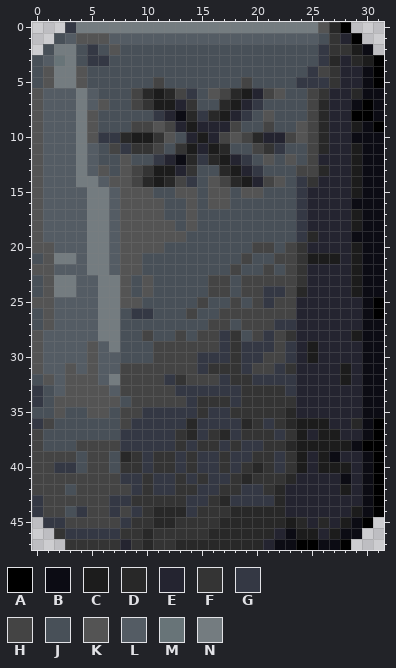
Pixel-art sprite, stored at Resources/WeaponrySprites/8thMelee/BigOb/11HumanAlloyShield.png. The first picture shows the starting point.
The file is 32x48 pixels. Colours within 5 levels of each other are drawn and written as one.
Palette (. is transparent): A #000000  B #0c0c14  C #1c1c1c  D #282828  E #242430  F #343434  G #343844  H #444444  J #485058  K #545454  L #545c64  M #687478  N #747c80
Pixels before, first column x 0:
 0 ...GNNNNNNNNNNNNNNNNNNNNNNKDA...
 1 ..JLKKKLLLLLLLLLLLLLLLLLLLJFEA..
 2 .JNNJGJKJJJJJJJJJJJJJJJJJJGFFCB.
 3 JLMNJGGJJJJJJJJJJJJJJJJJJJGDEDCA
 4 JKNNKJJJJJJJJJJJJJJJJJJJJGHFEEBA
 5 JKNNKJJJJJJHJJJJJJJHJJJJGGGFEEBA
 6 KLLLNLJJJHDCDHGJKHDCEHKJJHFEEDBB
 7 KLLLNLKJJHFCCEFJJDCEGJJJJHDEEBAB
 8 KLLLNKJJJJJGEBDGDCEGJKJJJHDEEAAB
 9 KLLLNKJJJHHKHECEEEHJJHJJKHDEECBA
10 KLLLNKGGDCCFKJECEHKHDEEHKHDEEBBB
11 KLLLNLJHGFFHJFCECDJJHFGJJHDEECBB
12 KLLLNLJJKJJGEBDGDCEGJKJKJHEEECBB
13 KLLLNLKJKHFCCEFJJDCEGJJJHHDEECBB
14 KLLLNNLKKHDCDHGJKHDCEHKJGFEEECBB
15 KLLLLNNLKKKJJKKJKKJKKJJJGEEEECBB
16 KLLLLNNLKKKKJJKJKKJJJJJJGEEEEBBB
17 KLLLLNNLKKKKJJKJJJJJJJJJGEEEECBB
18 KLLLLNNLKKKKKJKJJJJJJJJJGEEEECBB
19 KLLLLNNLKKKKKKJJJJJJJJJJGDEEEBBB
20 KKLLLNNLKKKKJJJJJJJJHHJHFEEEECBB
21 JKNNLNNLKKJJJJJJJJJHJJHHFCCCECBB
22 KKLLLNNLKKJJJJJJJJHJJHJHFEEEECBB
23 JKNNLLNNKJKJJJJJHHJHHHHHFEEEECBB
24 JKNNLLNNKJKJJJJJHHJHHGGHDEEEECBB
25 KKLLLLNNKKJJJJJHJJHJHGHHEEEEEEBA
26 JKLLLLNNJGGJJJHJJHHHHHHHEEEEEEBA
27 JKLLLLNNJJJJJJJJHHJHHHGGEEEEEEBB
28 KLLLLLNNJJHJJHJHHGFJHGHFEEEEECBB
29 KLLLLKLNJJJHHHHHHGFGGGHGECEEEEBB
30 KLLLLKLLJJJHHHHGGGFGGHHGECEEEEBB
31 KLLKLKLLHHHHHHHGFFFGHHGFEEEECEBB
32 JKLKKKLNHHHHGFHHHGFFGGGGEEEECEBB
33 GJLKKKKLHHHHHGGGGGGFFFFGEEEEEEBB
34 GJKKKKKKJHHHHHGFFFGFFFFFEEEEEEBB
35 JJKJJKKJHHGGGGGFGGFFFFFDEEEEEEBB
36 GHJJJJJJHGGGGGDGGGGDFGFDCCCEEDBA
37 HJJJJJJJGGGGGFDGFDGFFFGFCECCEEBA
38 HJJJHHHHGGGGGFGFFGFGGFFDCCCCCBAA
39 HHHHJHHJDFGFFGFGGFGGFFGFCECBEEBA
40 HHGGJHHJFFGFFGFGGFGFDFGFCECCCEBA
41 HHHHHHHHGGFGGFGFGGFDFFFDEEEEBEBA
42 HHHJHHHHHGFGGFFGGFFGGFDEEEEECEBA
43 GHHHHHHGGFFFFFGGFDGGGGDEEEEEEEBA
44 GHHJGHHGHGFDDDGFFFDDDDDEEEEEECBA
45 .GGHHHHHGFFDDFFFFDDDDDDCDEDECBA.
46 ..FGGGGGFFDFFFFFDDDDDDEBCCECBB..
47 ...FFFFFEFDFFDDDDDDDDEBBAABBA...
After the commit:
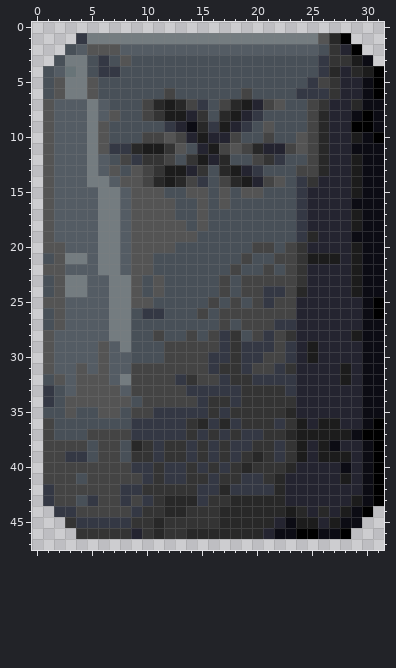
Change:
y 0: x 3..28 GNNNNNNNNNNNNNNNNNNNNNNKDA -> ..........................
y 1: x 2..29 JLKKKLLLLLLLLLLLLLLLLLLLJFEA -> ..GNNNNNNNNNNNNNNNNNNNNNKDA.
y 2: x 1..6 JNNJGJ -> ..JLKK; x 8..26 JJJJJJJJJJJJJJJJJJG -> LLLLLLLLLLLLLLLLLLJ; x 28..30 FCB -> EA.
y 3: x 0..2 JLM -> ..J; x 4..5 JG -> NJ; x 8 J -> K; x 27..31 DEDCA -> FFCB.
y 4: x 0..4 JKNNK -> .JLMN; x 6..7 JJ -> GG; x 25..27 GHF -> JGD; x 29..30 EB -> DC
y 5: x 0..2 JKN -> .JK; x 4..5 KJ -> NK; x 11 H -> J; x 19 H -> J; x 24 G -> J; x 26 G -> H
y 6: x 0..3 KLLL -> .JKN; x 5 L -> K; x 9..14 HDCDHG -> JJJHJJ; x 16..22 KHDCEHK -> JJJHJJJ; x 24..27 JHFE -> GGGF; x 29 D -> E; x 31 B -> A
y 7: x 0..1 KL -> .K; x 4..6 NLK -> LNL; x 9..11 HFC -> JHD; x 13..15 EFJ -> DHG; x 17..22 DCEGJJ -> HDCEHK; x 26 D -> F; x 29..30 BA -> DB
y 8: x 0..1 KL -> .K; x 4..7 NKJJ -> LNLK; x 10..21 JGEBDGDCEGJK -> HFCCEFJDCEGJ; x 29 A -> B
y 9: x 0..1 KL -> .K; x 4..6 NKJ -> LNK; x 9..12 HHKH -> JJJG; x 14..19 CEEEHJ -> BDGCEG; x 21 H -> K; x 24 K -> J; x 29..31 CBA -> AAB
y 10: x 0..1 KL -> .K; x 4..11 NKGGDCCF -> LNKJJJHH; x 13 J -> H; x 17..23 HKHDEEH -> EHJJHJJ; x 29 B -> C; x 31 B -> A
y 11: x 0..1 KL -> .K; x 4..7 NLJH -> LNKG; x 9..14 FFHJFC -> DCCFKJ; x 17..24 DJJHFGJJ -> HKHDEEHK; x 29 C -> B
y 12: x 0..1 KL -> .K; x 4..6 NLJ -> LNL; x 8..23 KJJGEBDGDCEGJKJK -> HGFFHJFCEDJJHFGJ; x 26 E -> D
y 13: x 0..1 KL -> .K; x 4..11 NLKJKHFC -> LNLKJKHF; x 13..15 EFJ -> CEF
y 14: x 0..1 KL -> .K; x 4 N -> L; x 6..7 LK -> NL; x 9..16 HDCDHGJK -> KHDCDHGJ
y 15: x 0..1 KL -> .K; x 5 N -> L; x 7..8 LK -> NL; x 11 J -> K; x 13 K -> J; x 15..16 JK -> KJ
y 16: x 0..1 KL -> .K; x 5 N -> L; x 7..8 LK -> NL; x 12 J -> K; x 14..16 KJK -> JKJ
y 17: x 0..1 KL -> .K; x 5 N -> L; x 7..8 LK -> NL; x 12 J -> K; x 14..15 KJ -> JK
y 18: x 0..1 KL -> .K; x 5 N -> L; x 7..8 LK -> NL; x 13..15 JKJ -> KJK
y 19: x 0..1 KL -> .K; x 5 N -> L; x 7..8 LK -> NL; x 14 J -> K
y 20: x 0 K -> .; x 2 L -> K; x 5 N -> L; x 7..8 LK -> NL; x 12 J -> K
y 21: x 0..2 JKN -> .JK; x 4..5 LN -> NL; x 7..8 LK -> NL; x 10 J -> K
y 22: x 0 K -> .; x 2 L -> K; x 5 N -> L; x 7..8 LK -> NL; x 10 J -> K
y 23..24: x 0..2 JKN -> .JK; x 4 L -> N; x 6 N -> L; x 8..11 KJKJ -> NKJK; x 16 H -> J
y 25: x 0 K -> .; x 2 L -> K; x 6 N -> L; x 8 K -> N; x 10 J -> K; x 15..16 HJ -> JH
y 26: x 0..2 JKL -> .JK; x 6 N -> L; x 8..9 JG -> NJ; x 11 J -> G; x 14..15 HJ -> JH
y 27: x 0..2 JKL -> .JK; x 6 N -> L; x 8 J -> N; x 16 H -> J
y 28: x 0..1 KL -> .K; x 6 N -> L; x 8 J -> N; x 10..11 HJ -> JH; x 13..15 HJH -> JHJ
y 29: x 0..1 KL -> .K; x 5..8 KLNJ -> LKLN; x 11 H -> J
y 30: x 0..1 KL -> .K; x 5..6 KL -> LK; x 8 J -> L; x 11 H -> J; x 15 G -> H
y 31: x 0..1 KL -> .K; x 3..6 KLKL -> LKLK; x 8 H -> L; x 15..16 GF -> HG
y 32: x 0..3 JKLK -> .JKL; x 6..8 LNH -> KLN; x 12..14 GFH -> HGF
y 33: x 0..3 GJLK -> .GJL; x 7..8 LH -> KL; x 13 G -> H
y 34: x 0..2 GJK -> .GJ; x 8..9 JH -> KJ; x 14..15 GF -> HG
y 35: x 0 J -> .; x 2..3 KJ -> JK; x 5 K -> J; x 7..8 JH -> KJ; x 10 G -> H; x 15..16 FG -> GF
y 36: x 0 G -> .; x 8 H -> J; x 14..15 DG -> FD; x 17 G -> D; x 19 D -> F; x 21..23 GFD -> FGF; x 25 C -> E; x 27 E -> C; x 29 D -> E
y 37: x 0..1 HJ -> .H; x 5..8 JJJG -> HHHH; x 13..14 FD -> GF; x 17..20 DGFF -> GFGG; x 22..23 GF -> FD; x 25 E -> C; x 28..30 EEB -> CBA
y 38: x 0..3 HJJJ -> .HHH; x 5 H -> J; x 8..10 GGG -> JDF; x 12 G -> F; x 16..18 FGF -> GFG; x 20 G -> F; x 22..23 FD -> GF; x 25 C -> E; x 27..30 CCBA -> BEEB
y 39: x 0 H -> .; x 3..5 HJH -> GGJ; x 7..8 JD -> HJ; x 10..11 GF -> FG; x 13..15 GFG -> FGF; x 19..20 GF -> FD; x 27..28 BE -> CC
y 40: x 0 H -> .; x 2..4 GGJ -> HHH; x 7..9 JFF -> HHG; x 12 F -> G; x 16..20 GFGFD -> FGFDF; x 22..24 GFC -> FDE; x 26..28 CCC -> EEB
y 41: x 0 H -> .; x 4 H -> J; x 8..11 GGFG -> HHGF; x 13..14 FG -> GF; x 17 G -> F; x 19..20 DF -> GG; x 22..23 FD -> DE; x 28 B -> C
y 42: x 0..1 HH -> .G; x 3 J -> H; x 8 H -> G; x 11..12 GG -> FF; x 17..18 FF -> DG; x 21 F -> G; x 28 C -> E
y 43: x 0..1 GH -> .G; x 4..5 HH -> JG; x 7 G -> H; x 9..10 FF -> HG; x 12..14 FFG -> DDD; x 17..21 DGGGG -> FDDDD; x 29 E -> C
y 44: x 0..4 GHHJG -> ..GGH; x 7 G -> H; x 11 D -> F; x 14 G -> F; x 17 F -> D; x 23..24 EE -> CD; x 26 E -> D; x 28..31 ECBA -> CBA.
y 45: x 1..7 GGHHHHH -> ..FGGGG; x 12 D -> F; x 22..28 DCDEDEC -> EBCCECB; x 30 A -> .
y 46: x 2..7 FGGGGG -> ..FFFF; x 9..11 FDF -> EFD; x 14..15 FF -> DD; x 21..22 DE -> EB; x 24..29 CCECBB -> AABBA.
y 47: x 3..28 FFFFFEFDFFDDDDDDDDEBBAABBA -> ..........................
Pixel boxes of the changes (left, top, right, bottom) in both pictures:
changed: (32, 22, 384, 550)
